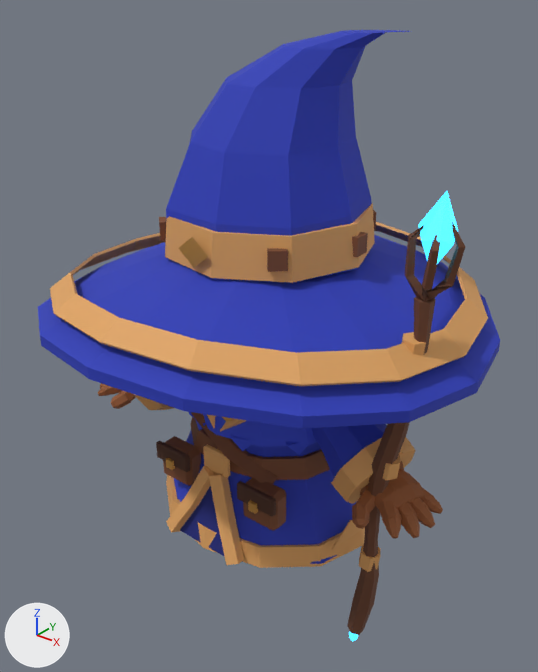
The glTF model jogo/assets/modelos/mago/mago.glb, before and after one commit.
Camera for both pictures: a 50 mm lens placed at (0.986, -1.232, 1.299), pointed at (0.0, 0.001, 0.535). Arrows for +X, +Y and +Z are at lower left; the lights stay in place. The picture after the commit comes second. Where no turn or scale is listed for an object, it has been applied to the vertices.

Names of what the first picture shows: 'CajadoCristal', 'CajadoCristalBase', 'CajadoFaixa0', 'CajadoFaixa1', 'CajadoFaixa2', 'CajadoGarra0', 'CajadoGarra2', 'CajadoGarra3', 'CajadoHaste', 'Capinha', 'ChapeuAba', 'ChapeuAbaBorda', 'ChapeuCopa', 'ChapeuFaixa', 'Cinto', 'FrenteAcab1', 'Manga1', 'Manto', 'MantoBarra', 'Punho1' and 37 more.
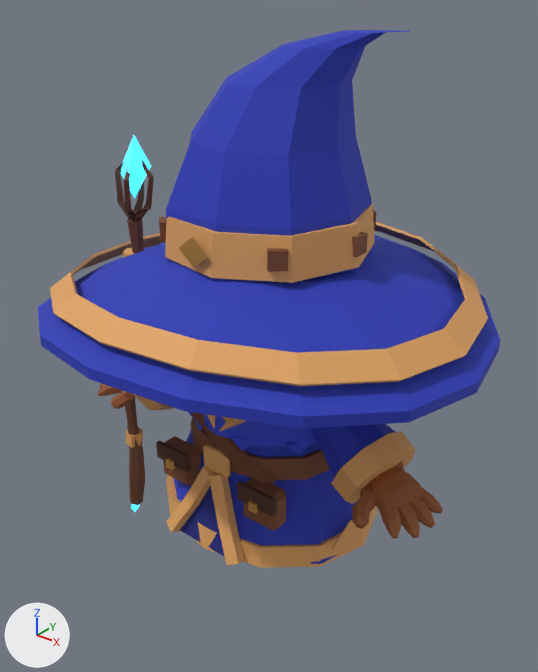
Boxes (x1, y1, x2, y2) around the edits, measured in the pictures (538 x 672 px):
'CajadoHaste', moved
    before: (347, 297, 436, 635)
    after: (125, 219, 145, 505)
'CajadoCristal', moved
    before: (418, 191, 458, 264)
    after: (121, 135, 151, 199)
'CajadoGarra0', moved
    before: (425, 222, 465, 301)
    after: (133, 160, 154, 221)
'CajadoGarra2', moved
    before: (404, 225, 424, 301)
    after: (115, 162, 135, 220)
'CajadoGarra3', moved
    before: (422, 235, 440, 301)
    after: (124, 168, 136, 221)
'CajadoFaixa0', moved
    before: (359, 545, 381, 572)
    after: (126, 427, 143, 448)
'CajadoFaixa2', moved (mostly hidden afterwards)
    before: (401, 332, 426, 355)
    after: (123, 248, 134, 258)
'CajadoFaixa1', moved (not visible afterwards)
    before: (383, 455, 400, 480)
'CajadoGarra1', moved (not visible before)
    after: (133, 181, 144, 213)
'CajadoCristalBase', moved
    before: (349, 632, 358, 642)
    after: (131, 504, 140, 512)
'MaoEPalma', unchanged, uncovered by the edit
    after: (366, 468, 425, 509)

What changed in the scene script:
```text
Change ob_cajadocristal:
    ob_cajadocristal.location: (0.445, -0.092, 0.895) -> (-0.321, -0.092, 0.895)
Change ob_cajadocristalbase:
    ob_cajadocristalbase.location: (0.337, -0.098, -0.12) -> (-0.429, -0.098, -0.12)
Change ob_cajadofaixa0:
    ob_cajadofaixa0.location: (0.383, -0.098, 0.318) -> (-0.383, -0.098, 0.318)
Change ob_cajadofaixa1:
    ob_cajadofaixa1.location: (0.383, -0.098, 0.318) -> (-0.383, -0.098, 0.318)
Change ob_cajadofaixa2:
    ob_cajadofaixa2.location: (0.383, -0.098, 0.318) -> (-0.383, -0.098, 0.318)
Change ob_cajadogarra0:
    ob_cajadogarra0.location: (0.383, -0.098, 0.318) -> (-0.383, -0.098, 0.318)
Change ob_cajadogarra1:
    ob_cajadogarra1.location: (0.383, -0.098, 0.318) -> (-0.383, -0.098, 0.318)
Change ob_cajadogarra2:
    ob_cajadogarra2.location: (0.383, -0.098, 0.318) -> (-0.383, -0.098, 0.318)
Change ob_cajadogarra3:
    ob_cajadogarra3.location: (0.383, -0.098, 0.318) -> (-0.383, -0.098, 0.318)
Change ob_cajadohaste:
    ob_cajadohaste.location: (0.383, -0.098, 0.318) -> (-0.383, -0.098, 0.318)
```
